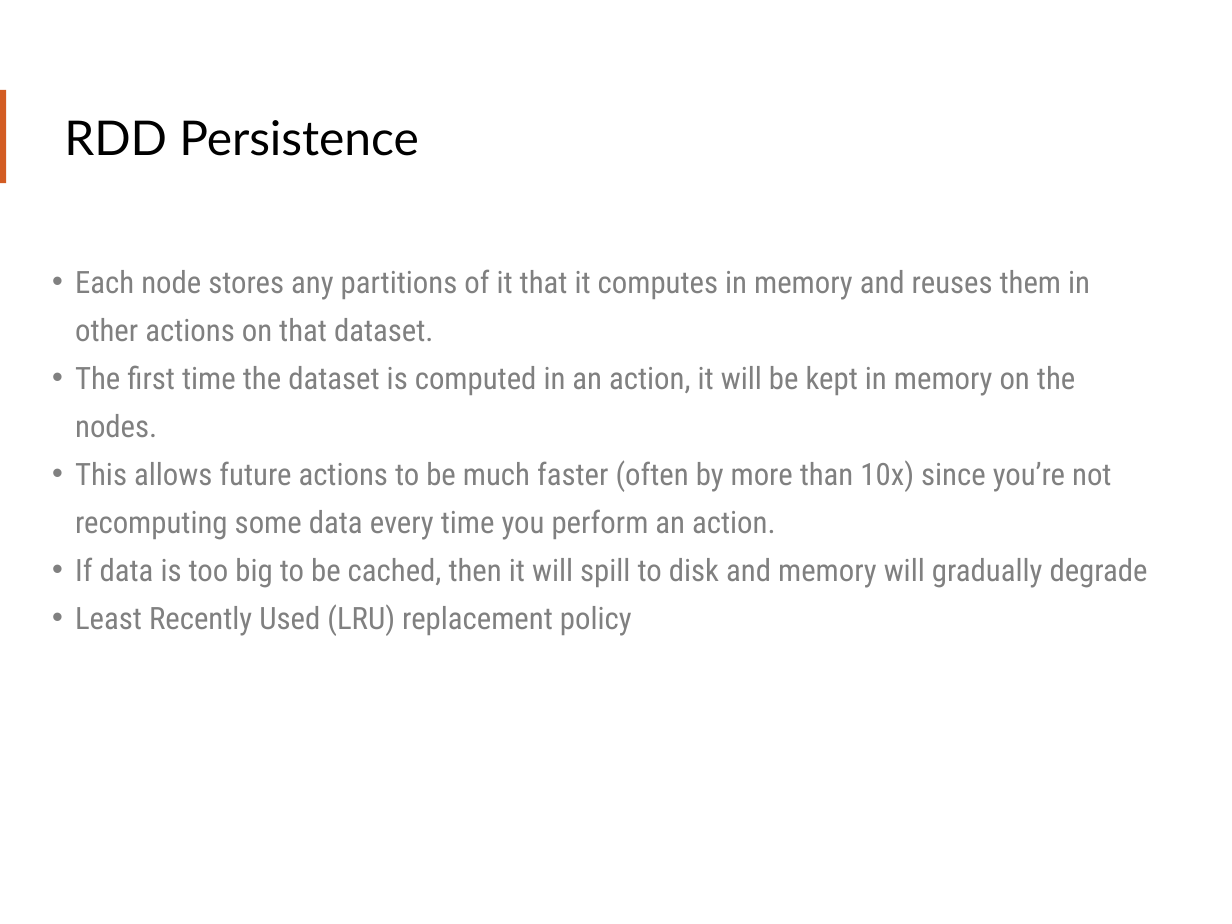
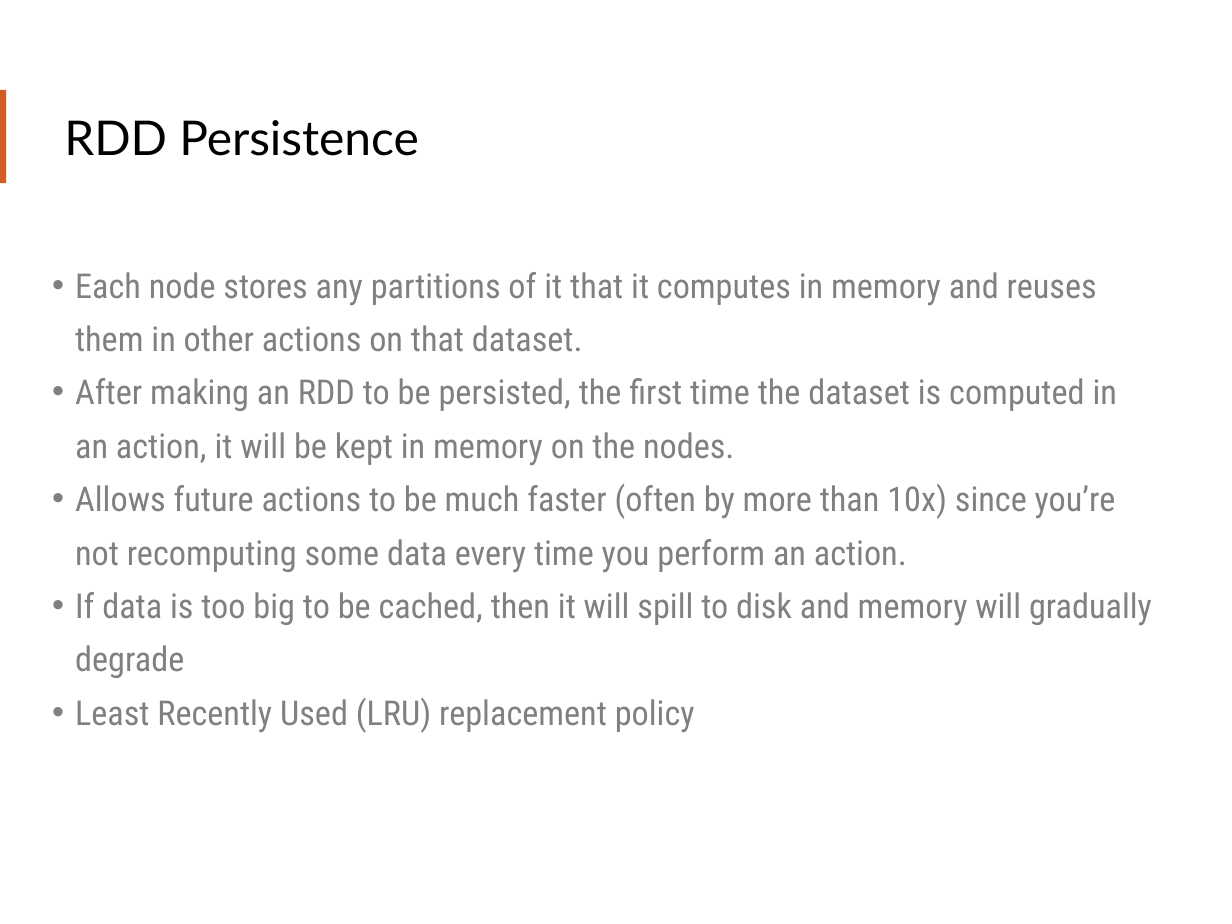
Before and after one commit to teamclairvoyant/intro-to-spark, a slide deck: slide 52 of Intro to Apache Spark Slides.pptx (slide 51 before the commit). Drawn at 1232x924 pixels with LibreOffice and Linux fonts; fonts in the diff are those of the drawing. Boxes give left, top, right and bottom in pixels: in the first picture for what was removed or moved away, otherwise in the second. Text is boxed around its words. In the diff, an @@ line names an element or a change of style, - is before the commit and + after.

Commit message:
Updating slides and formatting for exercise documents.

```diff
--- a/Intro to Apache Spark Slides.pptx
+++ b/Intro to Apache Spark Slides.pptx
@@ text at [75, 272, 1152, 733]: size 18 to 20 pt in "Each node stores any partitions of it ...", "If data is too big to be ...", "Least Recently Used (LRU) replacement policy" @@
@@ text at [75, 378, 1117, 572]: text changed; size 18 to 20 pt @@
-• The first time the dataset is computed in an action, it will be kept in memory on the nodes.
-• This allows future actions to be much faster (often by more than 10x) since you’re not recomputing some data every time you perform an action.
+• After making an RDD to be persisted, the first time the dataset is computed in an action, it will be kept in memory on the nodes.
+• Allows future actions to be much faster (often by more than 10x) since you’re not recomputing some data every time you perform an action.
```
Also in this commit, not shown: 17 other slides changed, 1 slide added, 1 slide removed, 2 other files.
